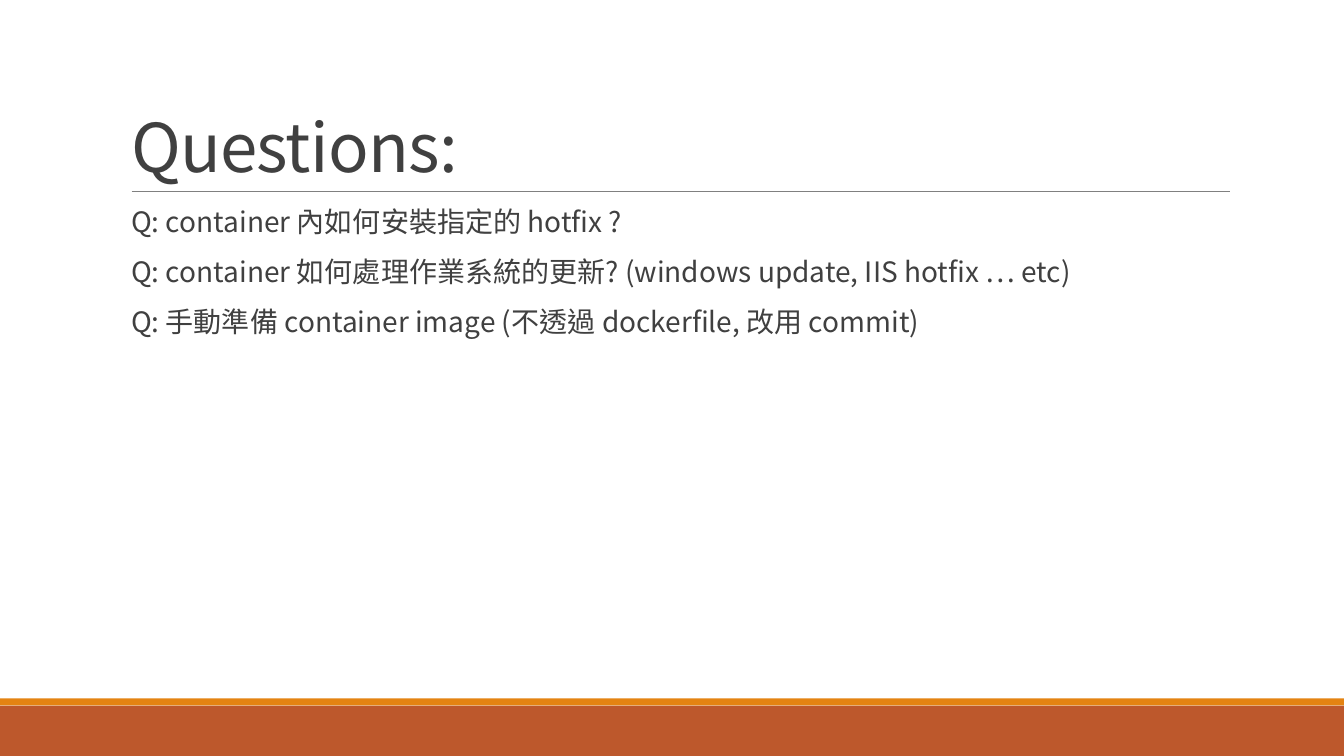
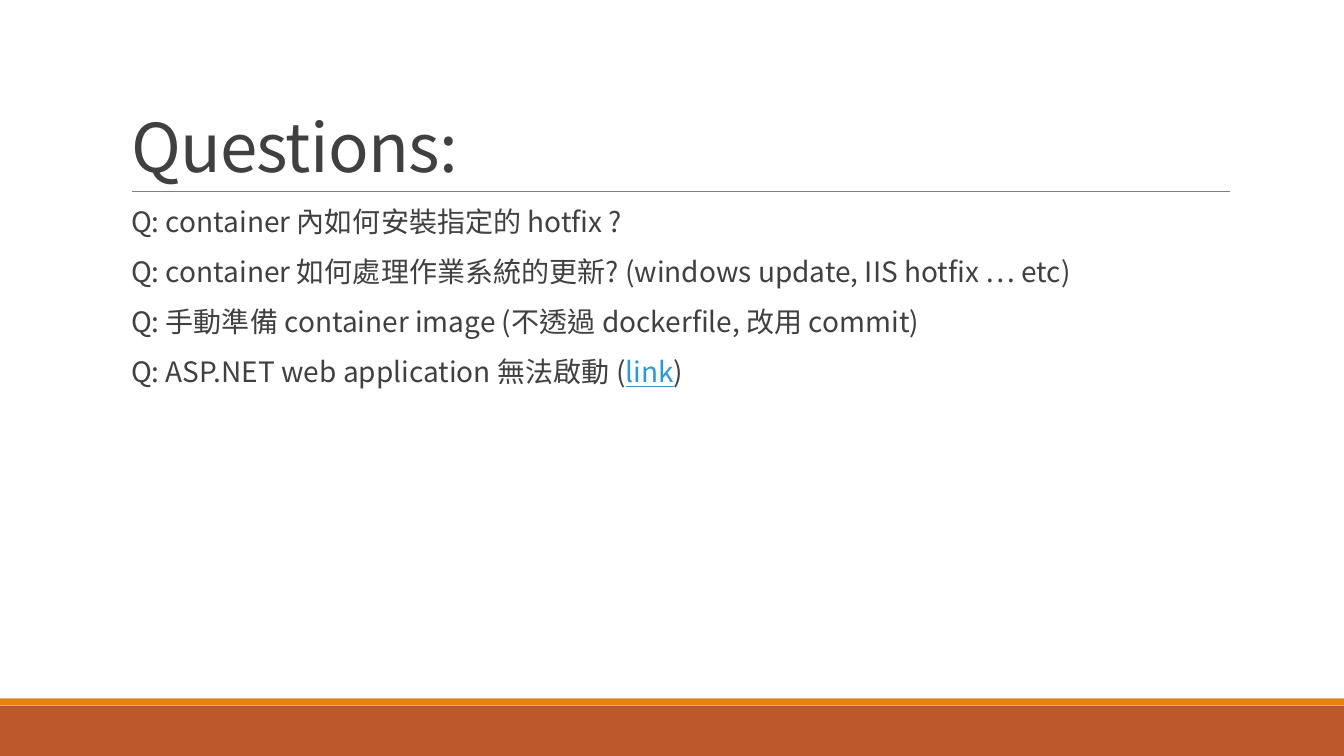
Before and after one commit to andrew0928/Course.Microservices.201612, a slide deck: slide 34 of Session4/M04.pptx (slide 30 before the commit). Drawn at 1344x756 pixels with LibreOffice and Linux fonts; fonts in the diff are those of the drawing. Boxes give left, top, right and bottom in pixels: in the first picture for what was removed or moved away, otherwise in the second. Text is boxed around its words. In the diff, an @@ line names an element or a change of style, - is before the commit and + after.

Commit message:
update slides

```diff
--- a/Session4/M04.pptx
+++ b/Session4/M04.pptx
@@ text at (x1=131, y1=358, x2=683, y2=389): paragraph added @@
+  Q: ASP.NET web application 無法啟動 (link)
```
Also in this commit, not shown: 3 other slides changed, 5 slides added, 1 slide removed.
